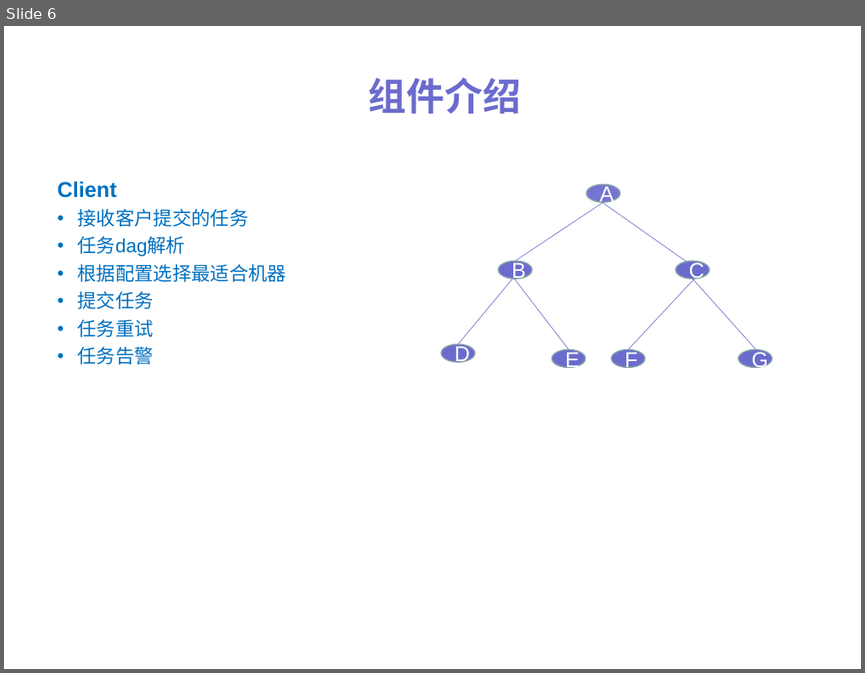
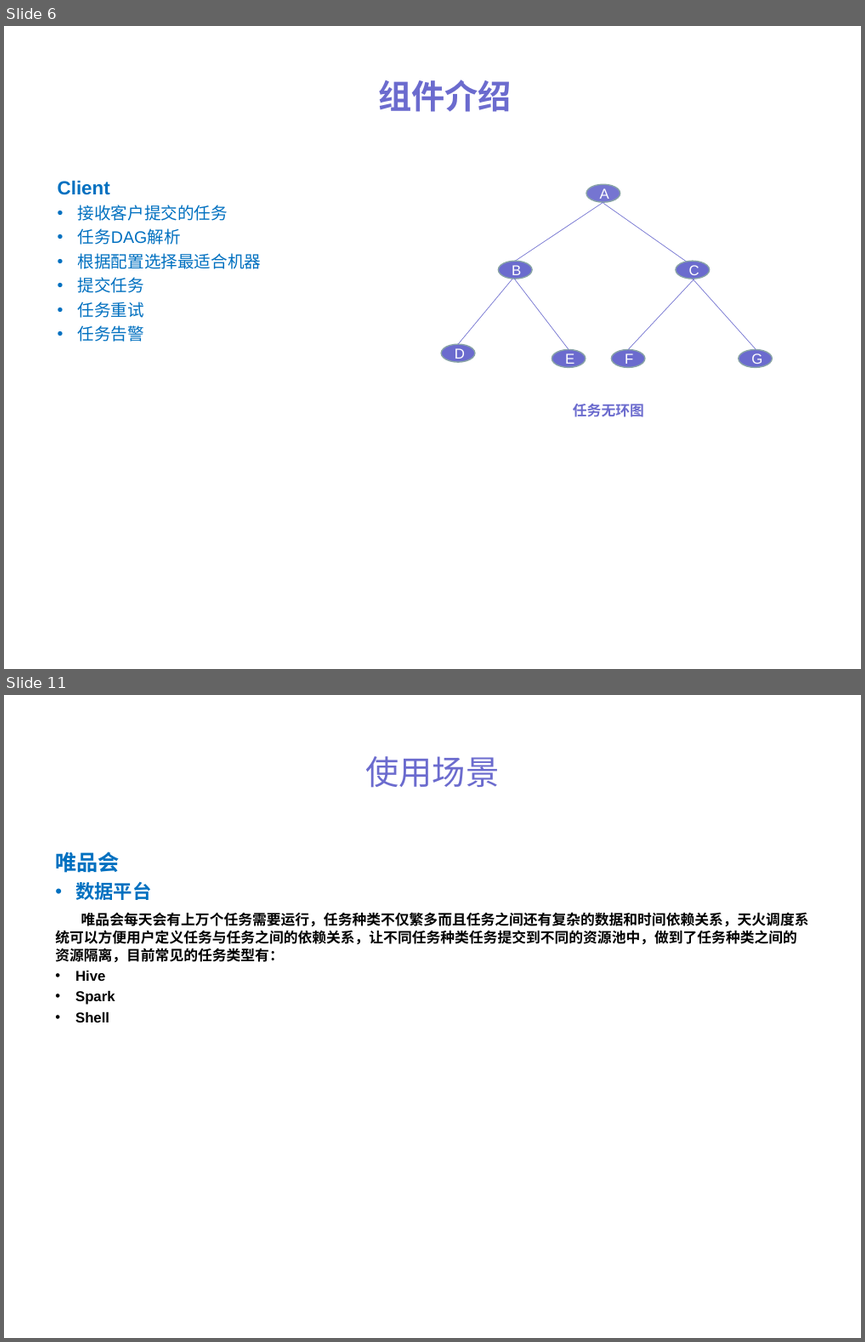
Before and after one commit to ylpu/distribute-scheduler, a slide deck: files/dis-scheduler.ppt. Shown one above the other, each under a label of ours: slide 6 before the commit, slides 6 and 11 after it; the slides between them are not shown. The pictures are 865x673 and 865x1342 pixels, drawn with LibreOffice and Linux fonts; fonts in the diff are those of the drawing. Boxes give left, top, right and bottom in pixels: in the first picture for what was removed or moved away, otherwise in the second. Text is boxed around its words. In the diff, an @@ line names an element or a change of style, - is before the commit and + after.

```diff
--- a/files/dis-scheduler.ppt
+++ b/files/dis-scheduler.ppt
@@ slide 11 added at (x1=4, y1=695, x2=861, y2=1338), background #FFFFFF @@
@@ title added at (x1=366, y1=756, x2=500, y2=788), 28 pt, text #6B6BCE @@
+使用场景
@@ text added at (x1=55, y1=851, x2=809, y2=1022), 12 pt, text #000000, bold @@
+唯品会
+• 数据平台
+唯品会每天会有上万个任务需要运行，任务种类不仅繁多而且任务之间还有复杂的数据和时间依赖关系，天火调度系统可以方便用户定义任务与任务之间的依赖关系，让不同任务种类任务提交到不同的资源池中，做到了任务种类之间的资源隔离，目前常见的任务类型有：
+• Hive
+• Spark
+• Shell
@@ slide 6 changed as well @@
@@ title "组件介绍" at (x1=378, y1=80, x2=511, y2=112): size 32 to 28 pt @@
@@ text at (x1=58, y1=180, x2=262, y2=341): size 18 to 16 pt in "Client"; size 16 to 14 pt in "接收客户提交的任务", "根据配置选择最适合机器", "提交任务", "任务重试" and 1 more places @@
@@ text at (x1=78, y1=228, x2=181, y2=244): text changed; size 16 to 14 pt @@
-• 任务dag解析
+• 任务DAG解析
@@ size 18 to 12 pt in 7 elements at (x1=586, y1=184, x2=620, y2=203), (x1=499, y1=261, x2=532, y2=278), (x1=676, y1=261, x2=710, y2=278), (x1=441, y1=344, x2=474, y2=362), (x1=551, y1=349, x2=585, y2=367), (x1=612, y1=349, x2=645, y2=367), (x1=738, y1=349, x2=772, y2=367) @@
@@ text added at (x1=573, y1=403, x2=644, y2=417), 12 pt, text #6B6BCE, bold @@
+任务无环图
```
Also in this commit, not shown: 7 other slides changed, 2 other slides added, 7 other files.
